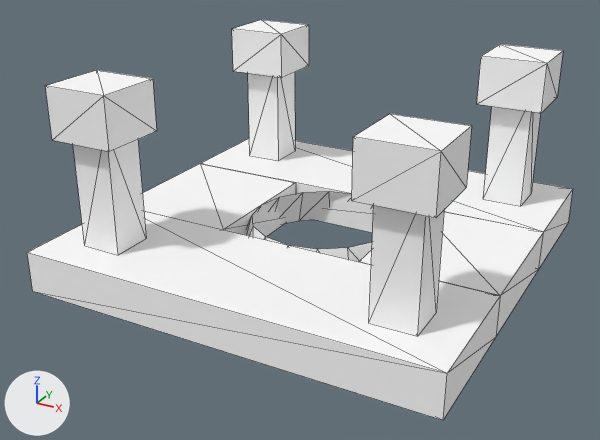
Before and after pictures for a commit that changed the OBJ model src/main/resources/assets/aeronauticsplus/models/block/rockets/geometry/launch_pad.obj.
Before and after are seen from a 50 mm camera at (1.365, -2.194, 0.927) aimed at (0.474, -0.575, 0.118). The lights are fixed; the arrows at lower left show +X, +Y and +Z. The picture after the commit comes second. Mesh edges are drawn as thin lines. Where no turn or scale is listed for an object, it has been applied to the vertices. Vertices at exactly the same position are counted once.

Names of what the first picture shows: 'clamps', 'deck', 'well'.
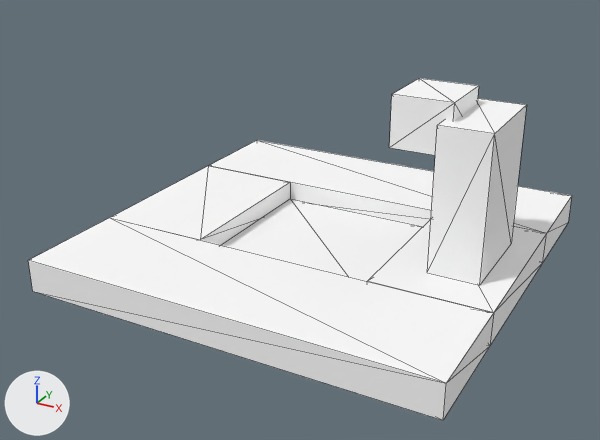
What changed in the scene script:
```text
Change me_deck:
    used by ob_deck; location = (0.0, 0.0, 0.0)
    before: 1 (0.0, 0.0, 0.1), 2 (1.0, 0.0, 0.1) at pixel (572, 188), 14 (1.0, -1.0, 0.1) at pixel (447, 373), 15 (0.0, -1.0, 0.1) at pixel (27, 252)
    remove me_deck.from_pydata(...)  # 24 vertices, 48 faces; spans x 0.0..1.0, y -1.0..0.0, z 0.0..0.1
    add me_deck.from_pydata(...)  # 24 vertices, 48 faces; spans x 0.0..1.0, y -1.0..0.0, z 0.0..0.08
    me_deck part 1
    add for i in [1, 2, 14, 15]: me_deck.vertices[i].co += Vector((0.0, 0.0, -0.02))
    me_deck.vertices[4].co: (0.0, -0.32, 0.0) -> (0.0, -0.28, 0.0)
    me_deck.vertices[5].co: (1.0, -0.32, 0.0) -> (1.0, -0.28, 0.0)  # pixel (538, 269) -> pixel (542, 262)
    me_deck.vertices[6].co: (1.0, -0.32, 0.1) -> (1.0, -0.28, 0.08)  # pixel (543, 231) -> pixel (546, 233)
    me_deck.vertices[7].co: (0.0, -0.32, 0.1) -> (0.0, -0.28, 0.08)  # pixel (200, 163) -> pixel (208, 165)
    me_deck.vertices[8].co: (0.0, -0.68, 0.0) -> (0.0, -0.72, 0.0)
    me_deck.vertices[9].co: (0.0, -0.68, 0.1) -> (0.0, -0.72, 0.08)  # not seen -> pixel (109, 217)
    me_deck.vertices[10].co: (1.0, -0.68, 0.1) -> (1.0, -0.72, 0.08)  # pixel (500, 295) -> pixel (493, 312)
    me_deck.vertices[11].co: (1.0, -0.68, 0.0) -> (1.0, -0.72, 0.0)  # pixel (495, 337) -> pixel (489, 346)
    me_deck.vertices[16].co: (0.32, -0.32, 0.1) -> (0.28, -0.28, 0.08)  # pixel (295, 182) -> pixel (290, 182)
    me_deck.vertices[17].co: (0.32, -0.32, 0.0) -> (0.28, -0.28, 0.0)
    me_deck.vertices[18].co: (0.32, -0.68, 0.0) -> (0.28, -0.72, 0.0)
    me_deck.vertices[19].co: (0.32, -0.68, 0.1) -> (0.28, -0.72, 0.08)  # pixel (223, 229) -> pixel (200, 239)
    me_deck.vertices[20].co: (0.68, -0.32, 0.0) -> (0.72, -0.28, 0.0)
    me_deck.vertices[21].co: (0.68, -0.32, 0.1) -> (0.72, -0.28, 0.08)
    me_deck.vertices[22].co: (0.68, -0.68, 0.0) -> (0.72, -0.72, 0.0)
    me_deck.vertices[23].co: (0.68, -0.68, 0.1) -> (0.72, -0.72, 0.08)  # pixel (358, 261) -> pixel (367, 281)
Add me_trench:
    me_trench.from_pydata(...)  # a box spanning x 0.28..0.72, y -0.72..-0.28, z 0.0..0.03
    me_trench.materials.append(mat_propeller)  # its picture is missing
Add me_clamp:
    me_clamp.from_pydata(...)  # a box spanning x 0.82..0.94, y -0.62..-0.38, z 0.08..0.42; a box spanning x 0.7..0.84, y -0.58..-0.42, z 0.34..0.46
    me_clamp.materials.append(mat_propeller)  # its picture is missing
Remove ob_clamps:
    ob_clamps = bpy.data.objects.new('clamps', me_clamps)
    ob_clamps.location = (0.0, 0.0, 0.0)
Remove ob_well:
    ob_well = bpy.data.objects.new('well', me_well)
    ob_well.location = (0.0, 0.0, 0.0)
Add ob_trench:
    ob_trench = bpy.data.objects.new('trench', me_trench)
    ob_trench.location = (0.0, 0.0, 0.0)
Add ob_clamp:
    ob_clamp = bpy.data.objects.new('clamp', me_clamp)
    ob_clamp.location = (0.0, 0.0, 0.0)
```

Boxes (x1, y1, x2, y2) around the edits, measured in the pictures (600 x 440 px):
'deck', reshaped: before (27, 139, 573, 420); after (28, 140, 572, 420)
'clamps', deleted: before (45, 20, 563, 336)
'clamp', added: after (389, 78, 527, 285)
'trench', added: after (222, 199, 423, 281)
'well', deleted: before (245, 191, 373, 262)
